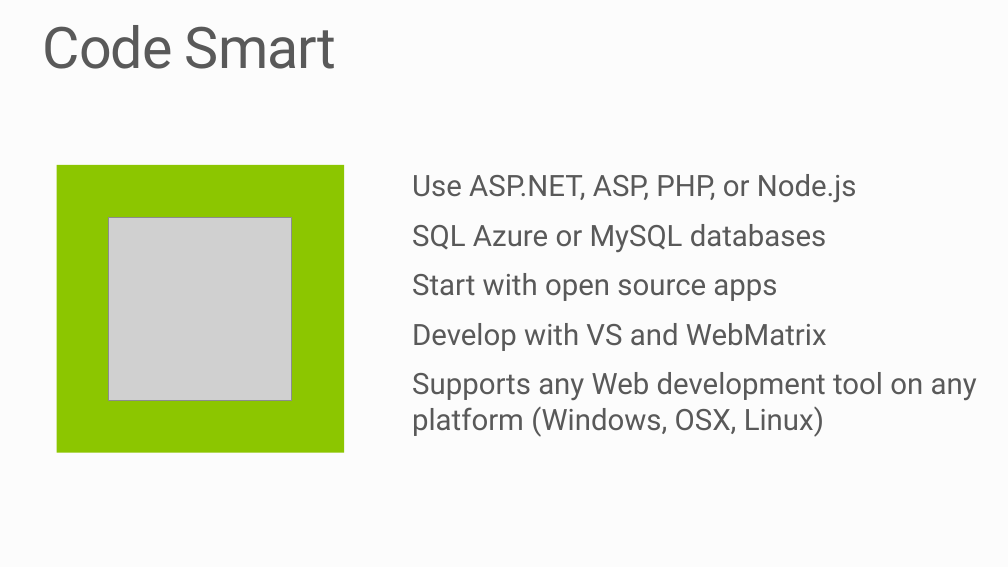
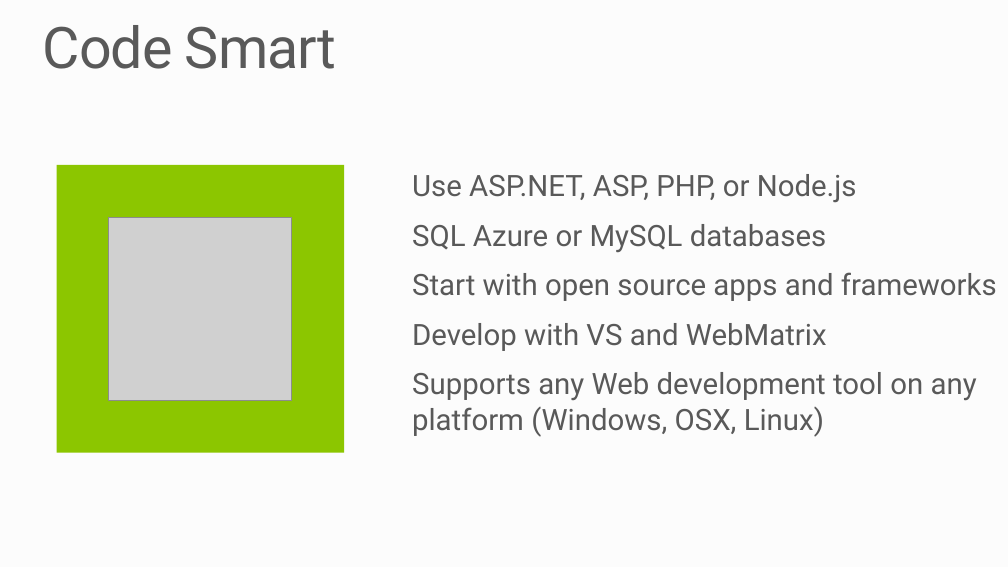
Before and after one commit to raz2/PRESENTATION-WindowsAzureWebSites, a slide deck: slide 27 of WindowsAzureWebSites.pptx. Drawn at 1008x567 pixels with LibreOffice and Linux fonts; fonts in the diff are those of the drawing; grey boxes stand for pictures; background and template pictures are left out. Boxes give left, top, right and bottom in pixels: in the first picture for what was removed or moved away, otherwise in the second. Text is boxed around its words. In the diff, an @@ line names an element or a change of style, - is before the commit and + after.

```diff
--- a/WindowsAzureWebSites.pptx
+++ b/WindowsAzureWebSites.pptx
@@ text at [412,272,997,301]: text changed @@
-Start with open source apps
+Start with open source apps and frameworks
```
Also in this commit, not shown: 6 other slides changed.
